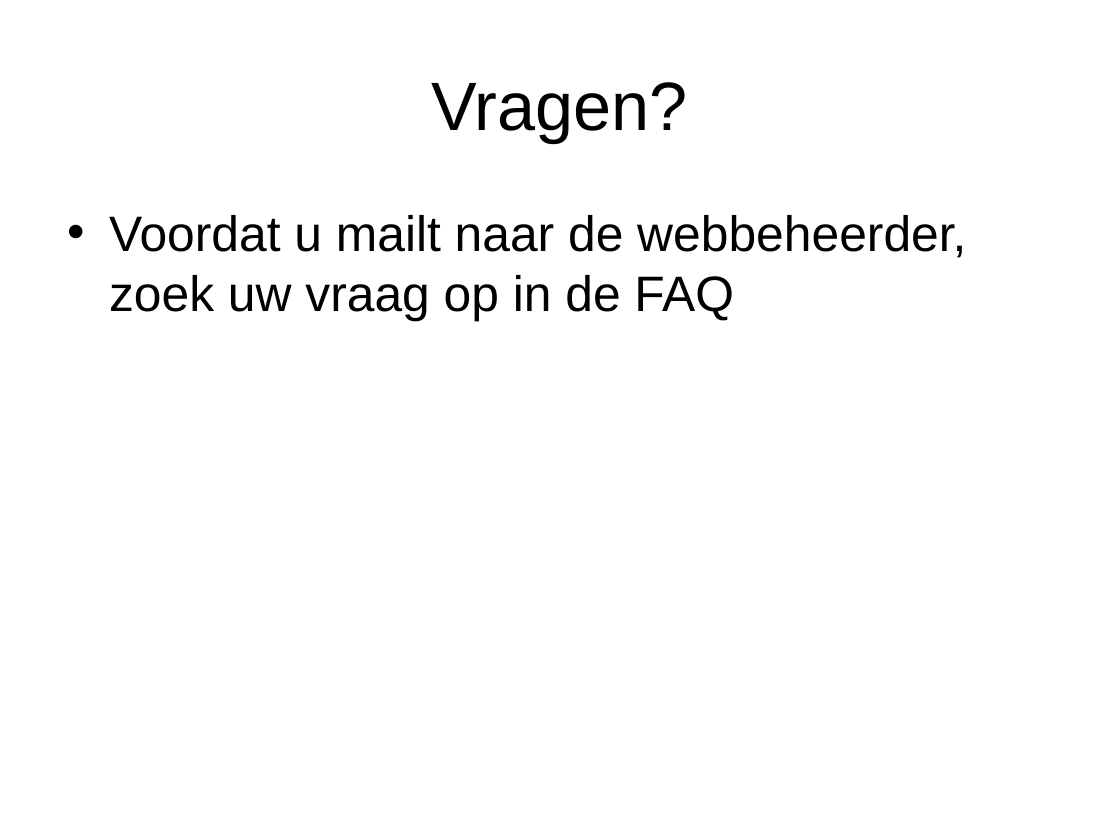
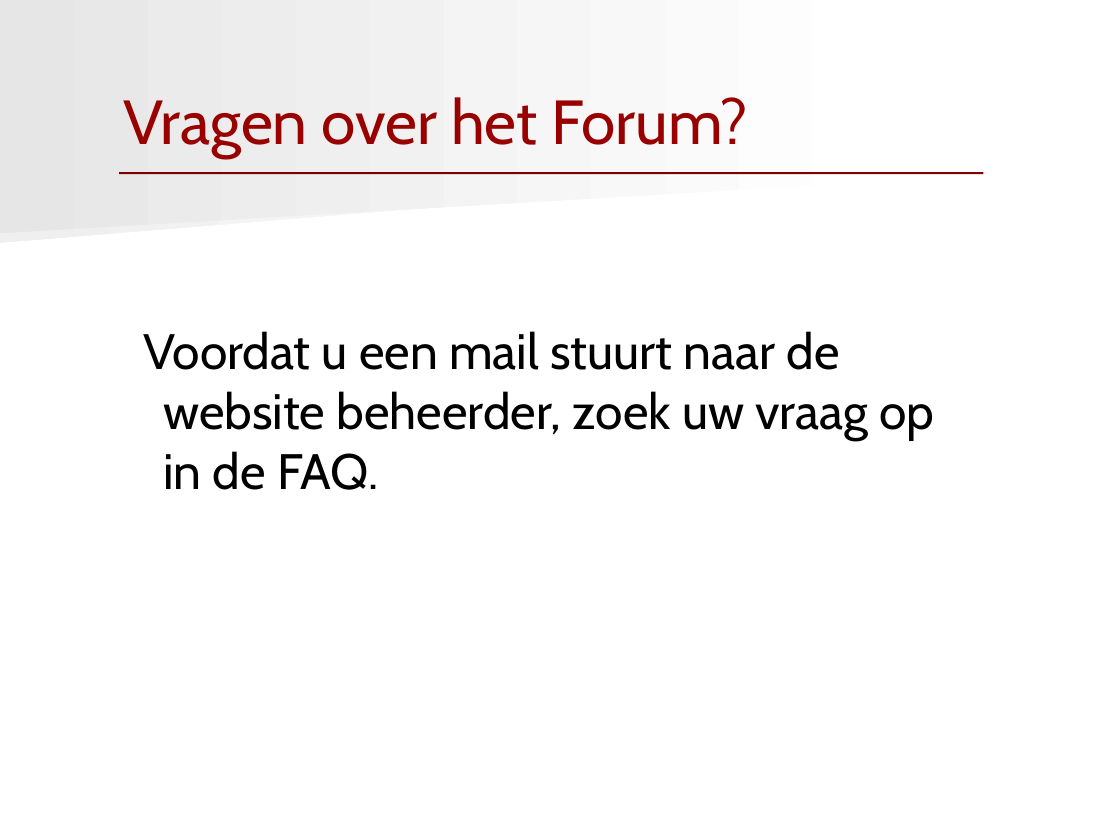
Before and after one commit to jroeting/RodaSupportForum, a slide deck: slide 10 of documents/RodaPresentatie.ppt. Drawn at 1120x840 pixels with LibreOffice and Linux fonts; fonts in the diff are those of the drawing. Boxes give left, top, right and bottom in pixels: in the first picture for what was removed or moved away, otherwise in the second. Text is boxed around its words. In the diff, an @@ line names an element or a change of style, - is before the commit and + after.

```diff
--- a/documents/RodaPresentatie.ppt
+++ b/documents/RodaPresentatie.ppt
@@ freeform shape added at bbox=[0, 0, 887, 233], fill gradient #FFFFFF to #E6E6E6 @@
@@ freeform shape added at bbox=[0, 113, 872, 242], fill gradient #FFFFFF to #EFEFEF @@
@@ title at bbox=[123, 97, 748, 158]: text changed; size 44 to 40 pt; font Arial to Cabin; text colour #000000 to #990000 @@
-Vragen?
+Vragen over het Forum?
@@ line added from (119, 174) to (983, 174), #800000 1.25 pt @@
@@ text at bbox=[144, 331, 934, 490]: text changed; font Arial to Cabin @@
-• Voordat u mailt naar de webbeheerder, zoek uw vraag op in de FAQ
+Voordat u een mail stuurt naar de website beheerder, zoek uw vraag op in de FAQ.
```
Also in this commit, not shown: 14 other slides changed, 1 other file.
